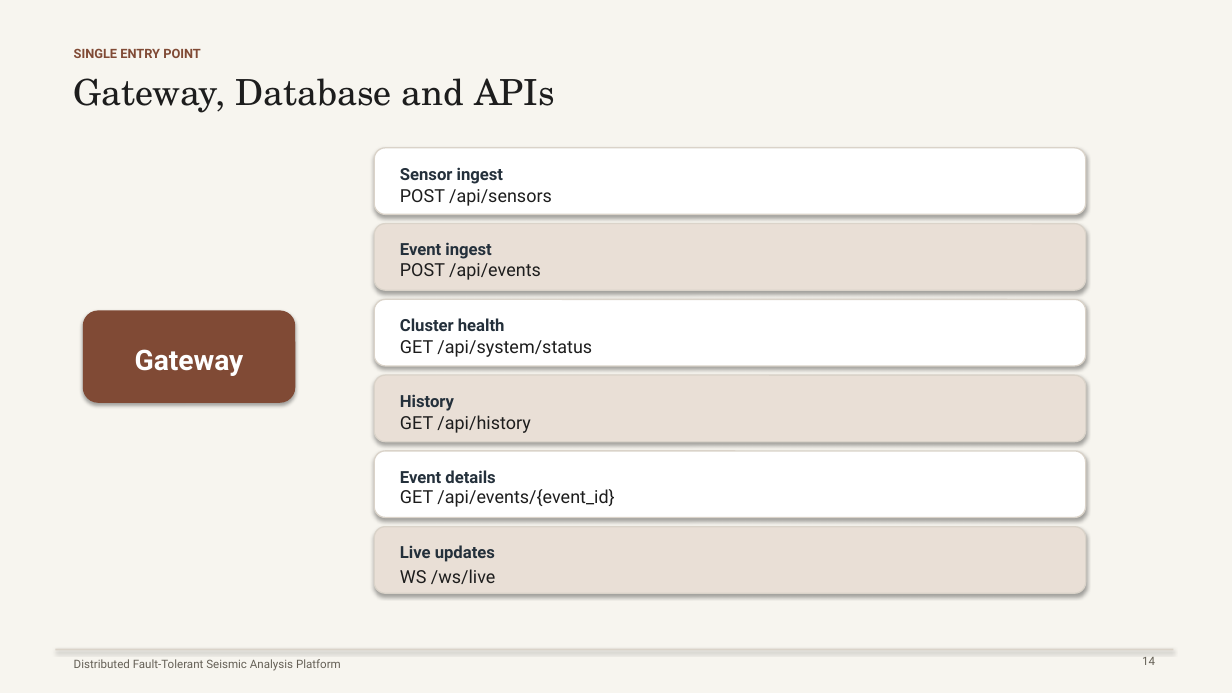
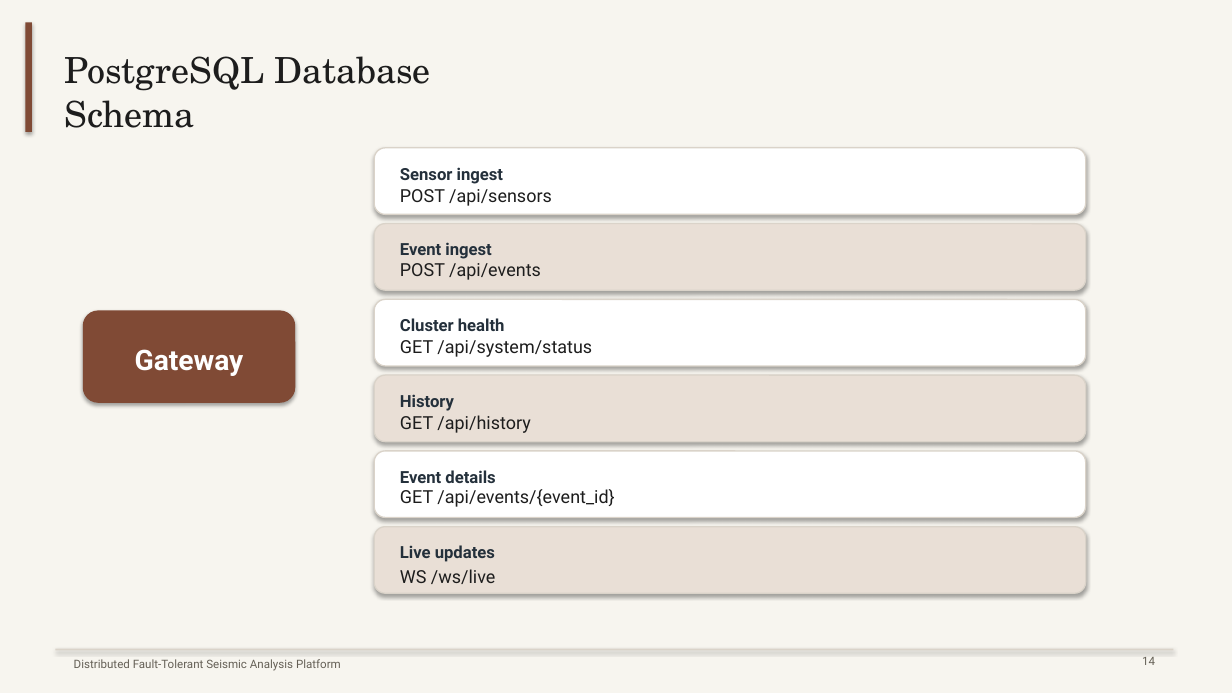
Before and after one commit to mattia9203/1998519_LTM, a slide deck: slide 13 of booklets/seismic_final_presentation.pptx. Drawn at 1232x693 pixels with LibreOffice and Linux fonts; fonts in the diff are those of the drawing. Boxes give left, top, right and bottom in pixels: in the first picture for what was removed or moved away, otherwise in the second. Text is boxed around its words. In the diff, an @@ line names an element or a change of style, - is before the commit and + after.

```diff
--- a/booklets/seismic_final_presentation.pptx
+++ b/booklets/seismic_final_presentation.pptx
@@ rectangle added at <box>25,22,31,131</box>, fill #804A35 @@
@@ text at <box>65,56,430,128</box>: text changed @@
-Gateway, Database and APIs
+PostgreSQL Database Schema
@@ text removed at <box>74,48,201,58</box> @@
-SINGLE ENTRY POINT
```
Also in this commit, not shown: 5 other slides changed, 1 other file.
